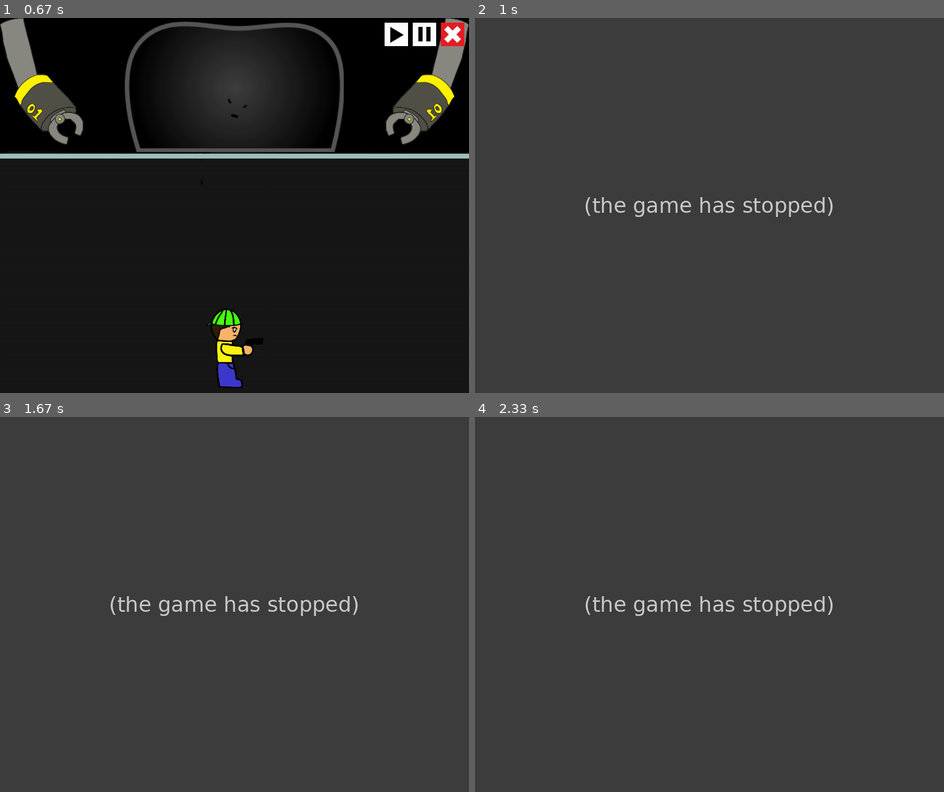
Above: before the commit, frames 1-4 (two rows, left to right).
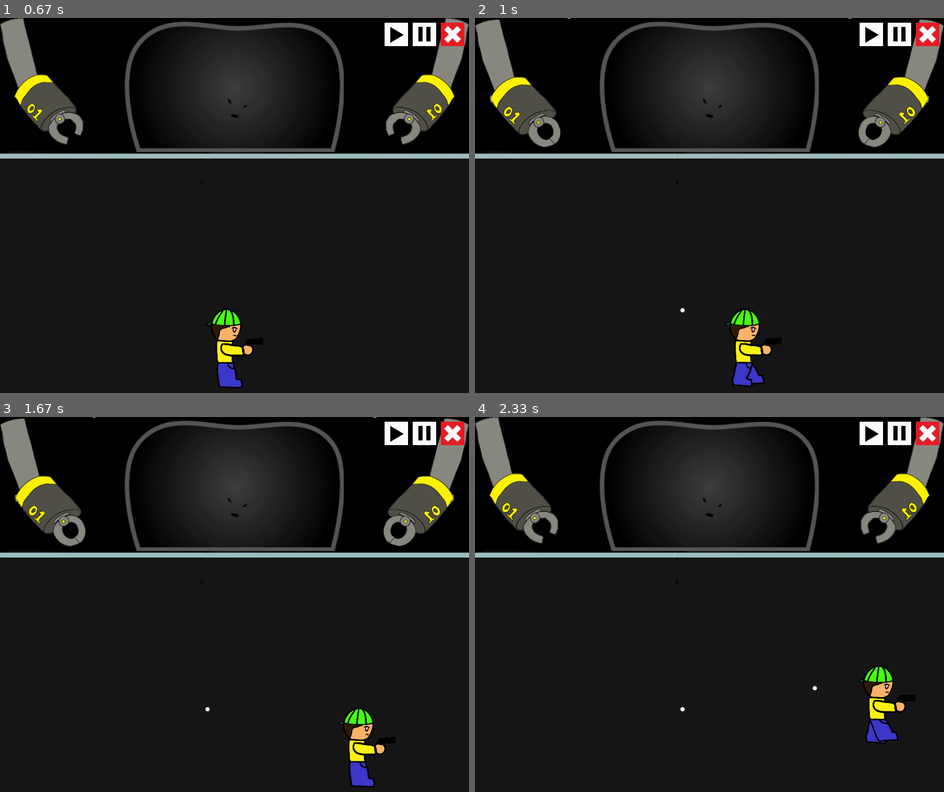
Above: after the commit, the same moments.

Repository: ss-hyun/Chilbo_pygame_pj
Game: pygame game, started from main.py
The game is run twice, just before and just after one commit, with the same random seed, the same clock (stepped at 60 frames per second) and the same inputs.
Inputs (mouse positions are in pixels of both pictures, inside the frame that each line leads up to):
- Up to frame 1 (0.67 s): click (234, 235) at 0.38 s
- Up to frame 2 (1 s): hold A from 0.67 s (still down); hold Right from 0.67 s (still down)
- Up to frame 3 (1.67 s): release A at 1.13 s; release Right at 1.13 s; hold Right 1.17-1.63 s
- Up to frame 4 (2.33 s): hold Up 1.67-1.97 s; tap A at 1.82 s; hold Right from 2 s (still down)

Frame 1 is identical in both runs. In frame 2, 94% of the frame differs, in the area x 0-100%, y 0-100%; in frame 3, 94%; in frame 4, 94%.
Error before the commit: TypeError: Spherical_Attack.move() takes 2 positional arguments but 3 were given (stage_temp...; the game stopped at 0.67 s (later frames are placeholders)

Commit message:
Plus attack base

Diff:
--- a/stage1.py
+++ b/stage1.py
@@ -100,10 +100,10 @@
 def user_attack(ch, game):
     for event in game.event_key:
         if event.type == pygame.KEYDOWN and event.key == pygame.K_a:
-            game.user_attack.append(stage_template.Spherical_Attack(ch.atk_image, 5, ch.pos, 5, user_atk_move))
+            game.user_attack.append(stage_template.Spherical_Attack(ch.atk_image, 5, ch.pos.copy(), 5, user_atk_move))
 
 def user_atk_move(atk, game):
-    return 1
+    return True
 
 # def boss_moving(ch, game):
 #     ch.pos[0] += ch.move_factor
--- a/stage_template.py
+++ b/stage_template.py
@@ -39,7 +39,7 @@
     # If you want to keep the attack, return True and if you want to remove it, return False.
     def move(self, curr_stage):
         if self.atk_mv_action != None:
-            self.atk_mv_action(self, curr_stage)
+            return self.atk_mv_action(self, curr_stage)
 
 
 class Character:
@@ -118,6 +118,8 @@
         for c in self.ch_list:
             c.pos_init(self)
 
+        next_stage = False
+
         while self.frame.running:
             pygame.display.set_caption(self.frame.name)
             self.fps.tick(self.speed)
@@ -138,16 +140,16 @@
                 continue
 
             background.blit(self.bg_image, (0, 0))
-
+            print(self.user_attack)
             for a in self.user_attack[:]:
                 background.blit(a.image[0], a.pos)
-                is_remove = a.move(a, self)
-                if not is_remove: self.user_attack.remove(a)
+                if not a.move(self):
+                    self.user_attack.remove(a)
 
             for a in self.monster_attack[:]:
                 background.blit(a.image[0], a.pos)
-                is_remove = a.move(a, self)
-                if not is_remove: self.monster_attack.remove(a)
+                if not a.move(self):
+                    self.monster_attack.remove(a)
 
             for c in self.ch_list:
                 background.blit(c.image[c.curr_state], c.pos)
Binary file changed: image/bullet.png
Binary file added: image/fist_long.png
Binary file added: image/fist_mid.png
